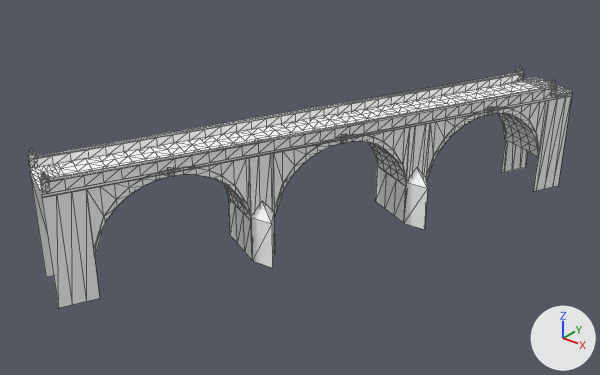
One commit to the glTF model games/yorimichi/assets/belmonte/meshes/SM_BM_BC_Ponte.glb: the scene before it, then after it.
Rendered twice from a 50 mm lens placed at (-33.9, -245.9, 17.3), pointed at (-92.3, -173.0, -27.9). The lights are fixed; the arrows at lower right show +X, +Y and +Z. The older version comes first. Mesh edges are drawn as thin lines. Vertices at exactly the same position are counted once.

Names of what the first picture shows: 'SM_BM_BC_Ponte'.
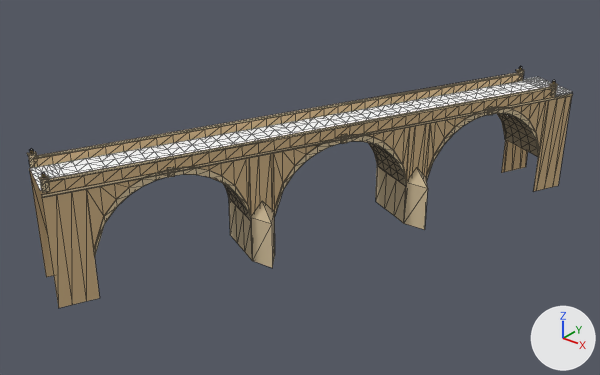
The edits, one by one:
me_sm_bc_ponte has 1739 vertices, 2372 faces and spans x -108.3..-71.8, y -203.2..-136.8, z -34.0..-17.8.
me_sm_bc_ponte is used by ob_sm_bm_bc_ponte; location (0.0, 0.0, 0.0).
me_sm_bc_ponte part 1: 1155 faces centred in x -108.2..-72.0, y -203.1..-136.9, z -32.2..-18.2 are repainted in the vertex colours; the middle colour goes from white #ffffff to beige #dbc7a1.
me_sm_bc_ponte part 2: 499 faces centred in x -107.1..-72.1, y -202.4..-137.1, z -20.0..-19.9 are repainted in the vertex colours; the middle colour stays white #ffffff.
me_sm_bc_ponte part 3: 433 faces centred in x -105.7..-74.3, y -199.5..-141.4, z -29.5..-20.9 are repainted in the vertex colours; the middle colour goes from white #ffffff to brown #9e8f74.

Where the change shows, as pixel boxes [x1, y1, x2, y2] in the pictures (600 x 375 px):
part 1 of me_sm_bc_ponte, recoloured (white to beige)
    both: [27, 68, 573, 308]
part 2 of me_sm_bc_ponte, edited (looks the same)
    both: [30, 77, 572, 191]
part 3 of me_sm_bc_ponte, recoloured
    both: [86, 113, 538, 301]
